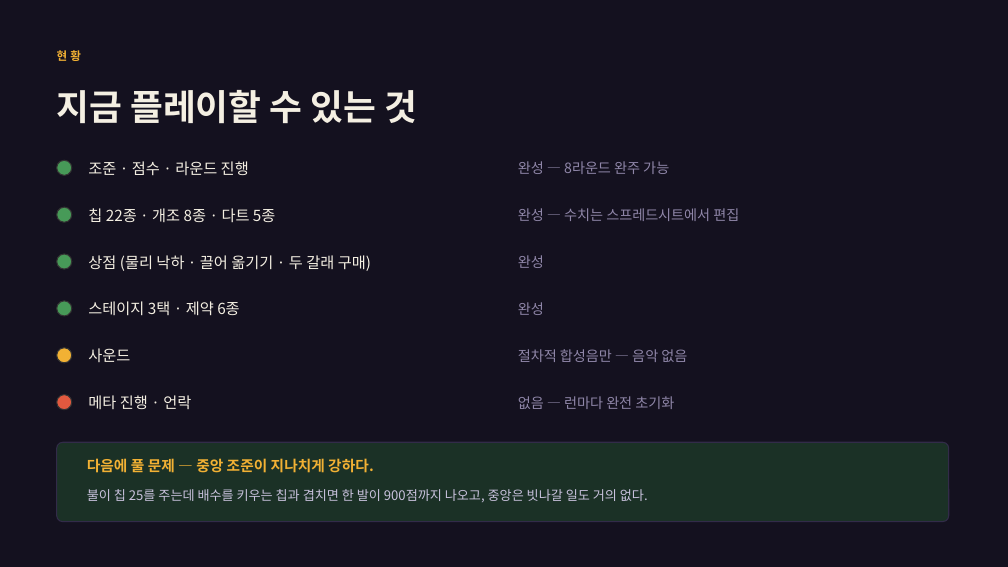
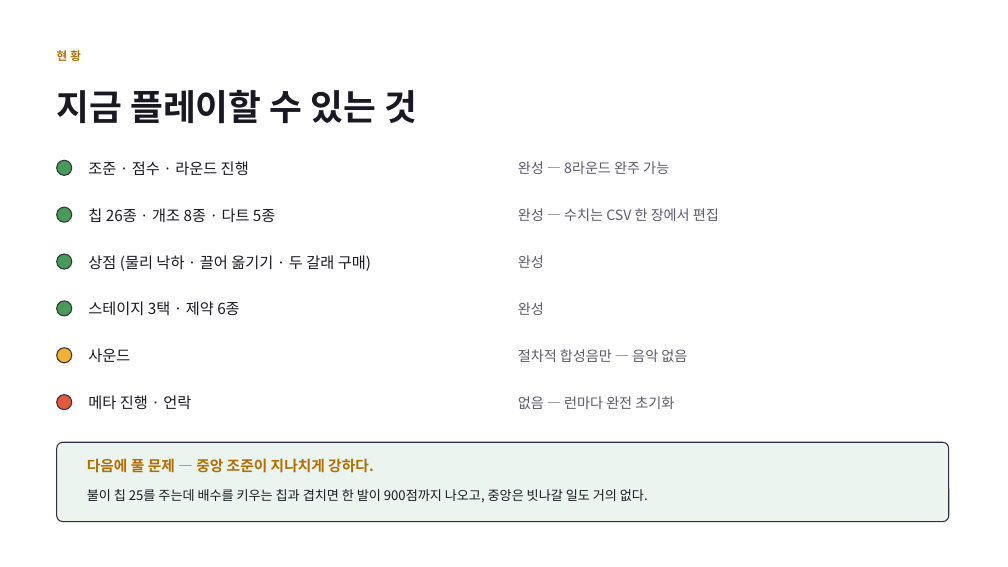
Before and after one commit to GGbong69/test-03, a slide deck: slide 13 of docs/기획서.pptx (slide 10 before the commit). Drawn at 1008x567 pixels with LibreOffice and Linux fonts; fonts in the diff are those of the drawing. Boxes give left, top, right and bottom in pixels: in the first picture for what was removed or moved away, otherwise in the second. Text is boxed around its words. In the diff, an @@ line names an element or a change of style, - is before the commit and + after.

```diff
--- a/docs/기획서.pptx
+++ b/docs/기획서.pptx
@@ background #14111F to #FFFFFF @@
@@ text "현황" at (x1=57, y1=50, x2=81, y2=61): text colour #F2B134 to #B06E00 @@
@@ text at (x1=88, y1=208, x2=275, y2=222): text changed; text colour #F4EFE2 to #1A1822 @@
-칩 22종 · 개조 8종 · 다트 5종
+칩 26종 · 개조 8종 · 다트 5종
@@ text at (x1=518, y1=208, x2=719, y2=221): text changed; text colour #8F86A8 to #5E5A6B @@
-완성 — 수치는 스프레드시트에서 편집
+완성 — 수치는 CSV 한 장에서 편집
@@ text colour #F4EFE2 to #1A1822 in 6 elements at (x1=57, y1=90, x2=417, y2=124), (x1=88, y1=161, x2=249, y2=175), (x1=88, y1=255, x2=371, y2=271), (x1=88, y1=301, x2=239, y2=316), (x1=88, y1=348, x2=130, y2=362), (x1=88, y1=395, x2=191, y2=409) @@
@@ text colour #8F86A8 to #5E5A6B in 5 elements at (x1=518, y1=161, x2=669, y2=174), (x1=518, y1=255, x2=544, y2=268), (x1=518, y1=302, x2=544, y2=315), (x1=518, y1=349, x2=687, y2=362), (x1=518, y1=396, x2=674, y2=409) @@
@@ rounded rectangle at (x1=57, y1=442, x2=949, y2=522): fill #1B3126 to #EBF4EF @@
@@ text "다음에 풀 문제 — 중앙 ..." at (x1=87, y1=456, x2=374, y2=475): text colour #F2B134 to #B06E00 @@
@@ text "불이 칩 25를 주는데 배수를 ..." at (x1=87, y1=489, x2=648, y2=502): text colour #C9C2DD to #1A1822 @@
```
Also in this commit, not shown: 10 other slides changed, 3 slides added, 5 other files.
